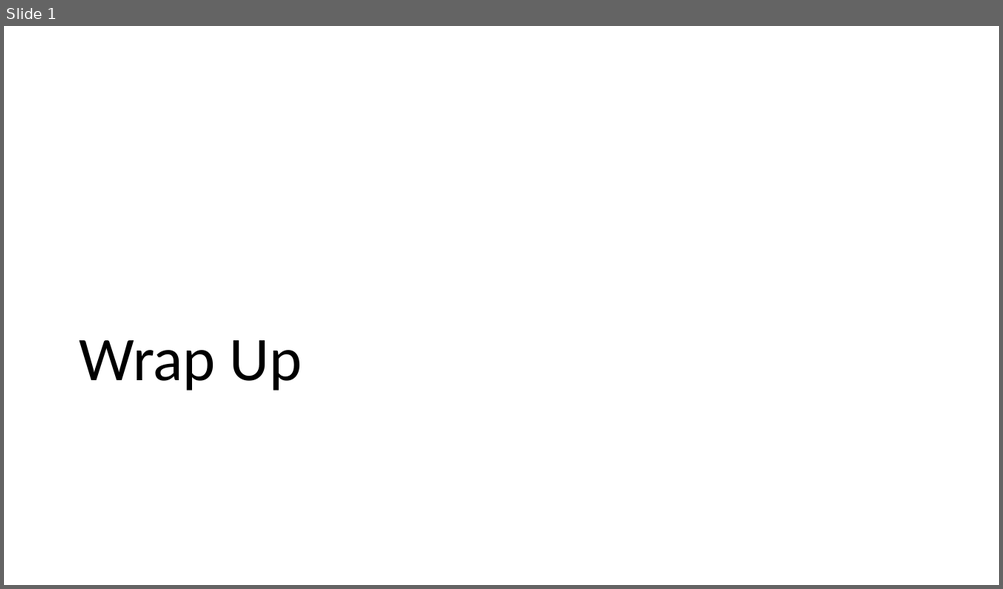
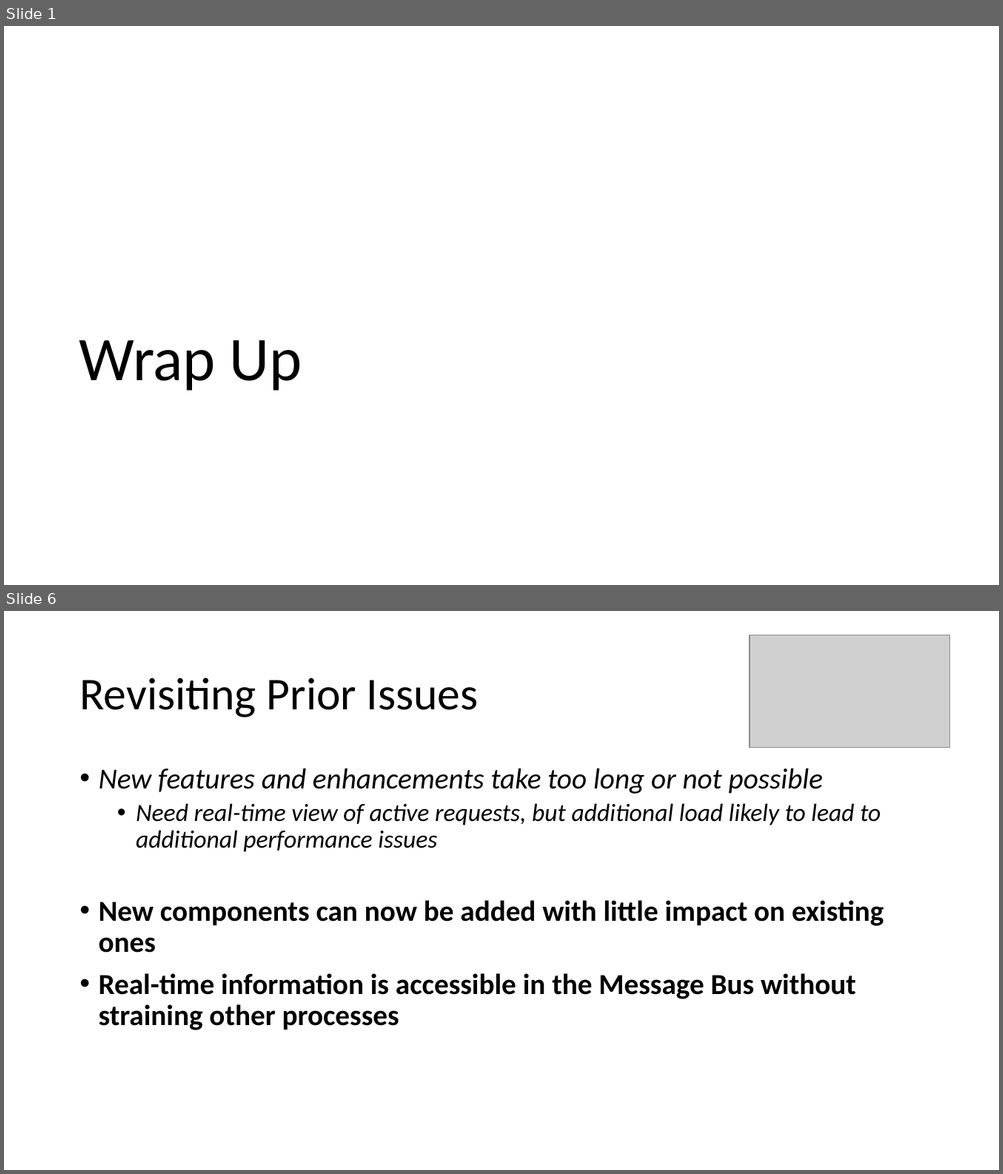
Before and after one commit to scottctr/EdaWorkshop, a slide deck: BusinessLogic/Docs/EdaWorkshop_WrapUp.pptx. Shown one above the other, each under a label of ours: slide 1 before the commit, slides 1 and 6 after it; the slides between them are not shown. The pictures are 1003x589 and 1003x1174 pixels, drawn with LibreOffice and Linux fonts; fonts in the diff are those of the drawing; grey boxes stand for pictures. Boxes give left, top, right and bottom in pixels: in the first picture for what was removed or moved away, otherwise in the second. Text is boxed around its words. In the diff, an @@ line names an element or a change of style, - is before the commit and + after.

```diff
--- a/BusinessLogic/Docs/EdaWorkshop_WrapUp.pptx
+++ b/BusinessLogic/Docs/EdaWorkshop_WrapUp.pptx
@@ slide 6 added at (x1=4, y1=611, x2=999, y2=1170), background #FFFFFF @@
@@ picture added at (x1=749, y1=635, x2=950, y2=748) @@
@@ title added at (x1=79, y1=678, x2=478, y2=718), 44 pt, text #000000 @@
+Revisiting Prior Issues
@@ text added at (x1=99, y1=768, x2=883, y2=1031), 28 pt, text #000000, italic @@
+• New features and enhancements take too long or not possible
+  • Need real-time view of active requests, but additional load likely to lead to additional performance issues
+• New components can now be added with little impact on existing ones
+• Real-time information is accessible in the Message Bus without straining other processes
```
Also in this commit, not shown: 3 slides changed, 4 other slides added, 1 slide removed.
